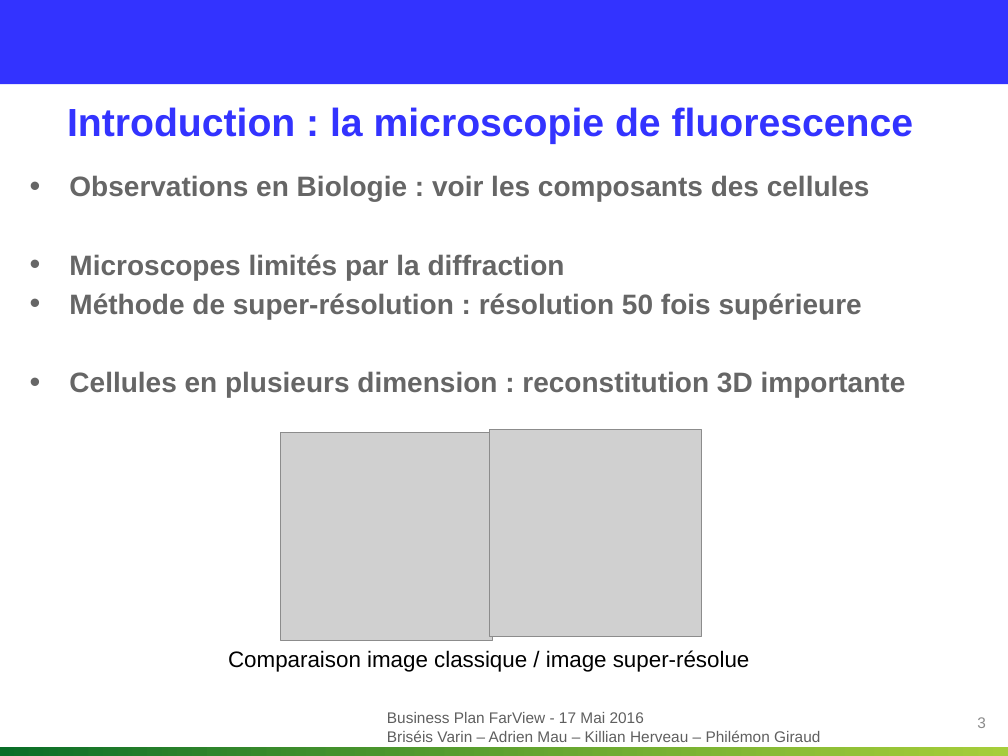
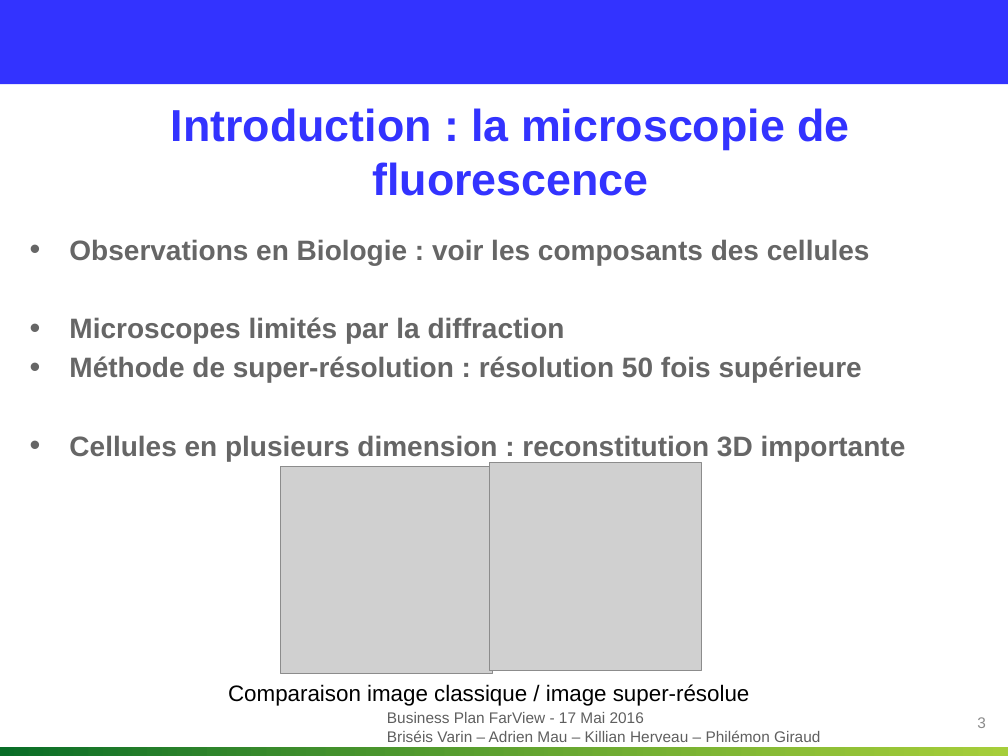
Before and after one commit to Killian-Herveau/PIMS, a slide deck: slide 3 of OppAffaire/Présentation orale/Partie Philémon.pptx. Drawn at 1008x756 pixels with LibreOffice and Linux fonts; fonts in the diff are those of the drawing; grey boxes stand for pictures; background and template pictures are left out. Boxes give left, top, right and bottom in pixels: in the first picture for what was removed or moved away, otherwise in the second. Text is boxed around its words. In the diff, an @@ line names an element or a change of style, - is before the commit and + after.

```diff
--- a/OppAffaire/Présentation orale/Partie Philémon.pptx
+++ b/OppAffaire/Présentation orale/Partie Philémon.pptx
@@ title "Introduction : la microscopie de ..." at [171, 108, 849, 196]: size 28 to 32 pt; alignment left to centre @@
@@ text "Observations en Biologie : voir ...": place and size @@
-text "Observations en Biologie : voir ..." at [69, 175, 906, 397]
+text "Observations en Biologie : voir ..." at [69, 239, 906, 461]
@@ 2 pictures, 1 text: place and size @@
-2 pictures, 1 text at [228, 429, 750, 672]
+2 pictures, 1 text at [228, 463, 750, 706]
```
Also in this commit, not shown: 3 other slides changed, 8 slides added, 2 slides removed.
